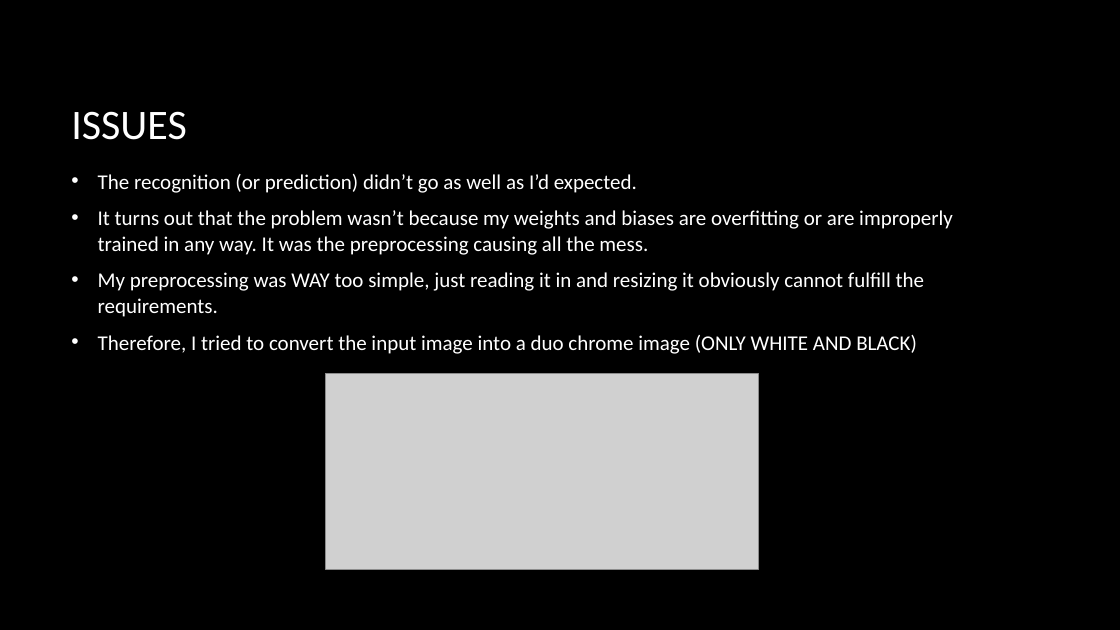
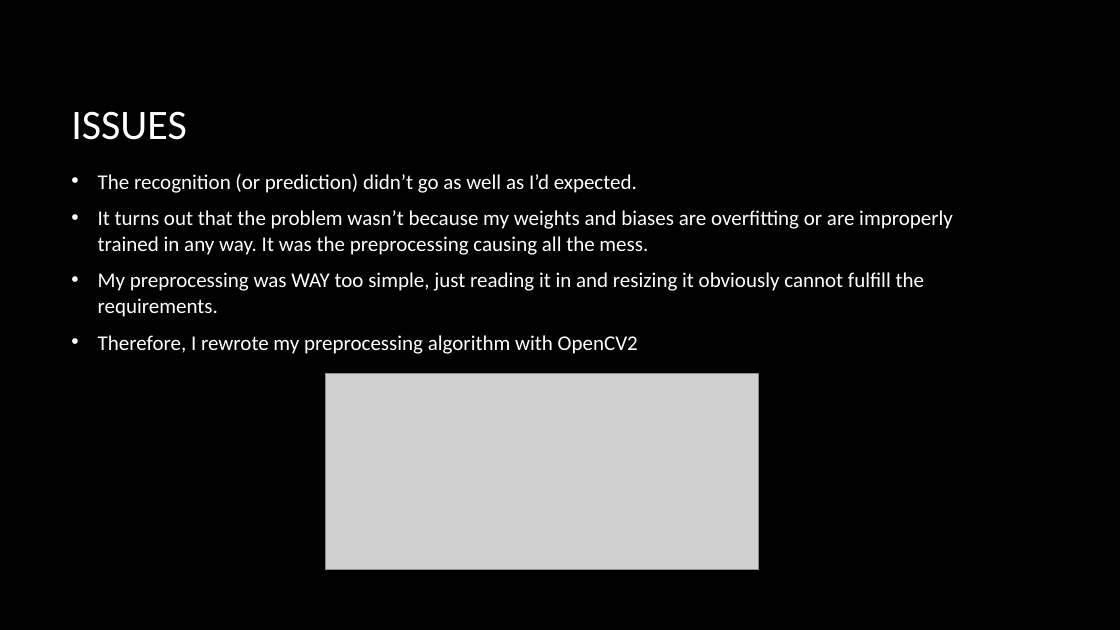
Before and after one commit to JustRodneyLee/ML101-OCR, a slide deck: slide 9 of Machine Learning 101.pptx. Drawn at 1120x630 pixels with LibreOffice and Linux fonts; fonts in the diff are those of the drawing; grey boxes stand for pictures; background and template pictures are left out. Boxes give left, top, right and bottom in pixels: in the first picture for what was removed or moved away, otherwise in the second. Text is boxed around its words. In the diff, an @@ line names an element or a change of style, - is before the commit and + after.

```diff
--- a/Machine Learning 101.pptx
+++ b/Machine Learning 101.pptx
@@ text at box(98, 335, 638, 354): text changed @@
-• Therefore, I tried to convert the input image into a duo chrome image (ONLY WHITE AND BLACK)
+• Therefore, I rewrote my preprocessing algorithm with OpenCV2
```
Also in this commit, not shown: 1 other slide changed, 1 slide added.
